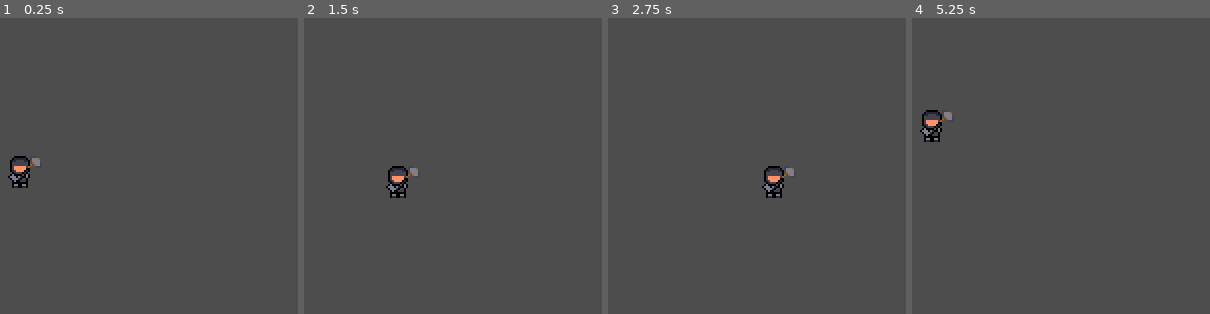
Above: before the commit, frames 1-4 (left to right).
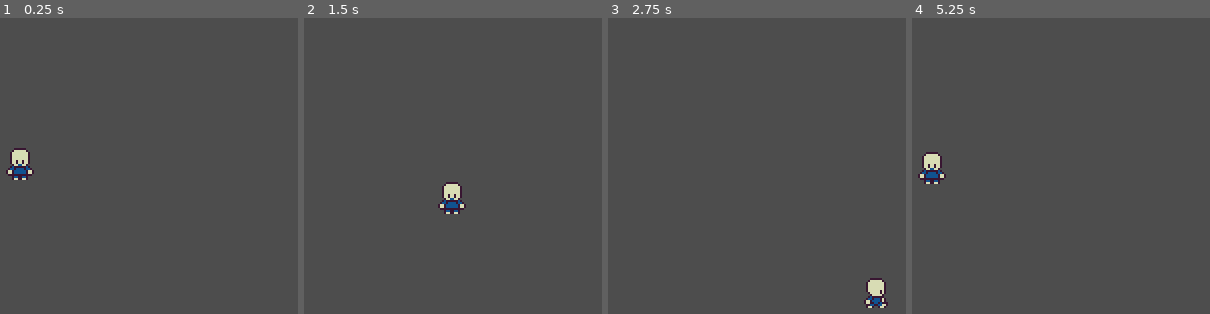
Above: after the commit, the same moments.

Repository: GrafikaKomputerowaProjekt/GrafikaKomputeorwaProjekt
Game: Godot game, scene res://stages/test_stage.tscn
Same seed, same stepped clock (60 frames per second), same inputs: the game is played once before the commit and once after it.
Inputs:
- Up to frame 1 (0.25 s): no input
- Up to frame 2 (1.5 s): tap Enter at 0.5 s; hold Right (move_right) 0.53-1.28 s; hold Down (move_down) from 1.28 s (still down)
- Up to frame 3 (2.75 s): release Down (move_down) at 2.03 s; hold Right (move_right) from 2.03 s (still down)
- Up to frame 4 (5.25 s): release Right (move_right) at 2.78 s; hold Up (move_up) 2.78-3.53 s; hold Left (move_left) 3.53-5.03 s; hold Down (move_down) from 5.03 s (still down)

The runs differ from the first frame. In frame 1, 0.9% of the frame differs, in the area x 2-14%, y 43-58%; in frame 2, 1.3%, in the area x 27-55%, y 50-67%; in frame 3, 1.2%; in frame 4, 1.3%.

Commit message:
added a placeholder player sprite with walking animations

Diff:
--- a/game/entities/player.gd
+++ b/game/entities/player.gd
@@ -1,12 +1,106 @@
 extends CharacterBody2D
 
-@export var SPEED: float = 50
+@export var speed: float = 86.0
 
-func _physics_process(_delta: float) -> void:
-	var x_input := Input.get_axis("move_left", "move_right")
-	var y_input := Input.get_axis("move_up", "move_down")
+var error := Vector2.ZERO  # accumulator
 
-	velocity.x = x_input * SPEED
-	velocity.y = y_input * SPEED
+@onready var animation_player: AnimationPlayer = $AnimationPlayer
 
-	move_and_slide()
+var direction_map := {
+	Vector2i.RIGHT: "right",
+	Vector2i.LEFT: "left",
+	Vector2i.UP: "up",
+	Vector2i.DOWN: "down",
+	Vector2i(1, 1): "down_right",
+	Vector2i(-1, 1): "down_left",
+	Vector2i(1, -1): "up_right",
+	Vector2i(-1, -1): "up_left"
+}
+
+func update_animation(input_dir: Vector2) -> void:
+	if input_dir == Vector2.ZERO:
+		return # idle state
+
+	var grid_dir = Vector2i(
+		roundi(input_dir.normalized().x),
+		roundi(input_dir.normalized().y)
+	)
+
+	if direction_map.has(grid_dir):
+		var anim_name = direction_map[grid_dir]
+		if animation_player.current_animation != anim_name:
+			animation_player.play(anim_name)
+
+func get_input() -> Vector2:
+	var x_input = Input.get_axis("move_left", "move_right")
+	var y_input = Input.get_axis("move_up", "move_down")
+	return Vector2(x_input, y_input)
+
+
+func _physics_process(delta: float) -> void:
+	var vel: Vector2 = get_input().normalized() * speed
+	update_animation(get_input()) # Aktualizacja animacji
+	# Convert velocity (px/sec) into movement this frame
+	var motion: Vector2 = vel * delta
+
+	# Accumulate fractional movement
+	error += motion
+
+	# Extract integer steps (this is the Bresenham-like part)
+	var step := Vector2(
+		int(error.x),
+		int(error.y)
+	)
+
+	# Remove used movement, keep remainder
+	error -= step
+
+	# Move in discrete pixel steps (important for collisions)
+	_move_pixelwise(step)
+
+
+func _move_pixelwise(step: Vector2) -> void:
+	var steps := int(max(abs(step.x), abs(step.y)))
+
+	if steps == 0:
+		return
+
+	var step_dir := Vector2(
+		sign(step.x),
+		sign(step.y)
+	)
+
+	var remaining := step.abs()
+
+	# Distribute steps evenly (Bresenham-style)
+	var err := 0.0
+	var dx := remaining.x
+	var dy := remaining.y
+
+	if dx > dy:
+		var slope := dy / dx if dx != 0 else 0.0
+		for i in dx:
+			_move_and_collide_safe(Vector2(step_dir.x, 0))
+			err += slope
+			if err >= 1.0:
+				_move_and_collide_safe(Vector2(0, step_dir.y))
+				err -= 1.0
+	else:
+		var slope := dx / dy if dy != 0 else 0.0
+		for i in dy:
+			_move_and_collide_safe(Vector2(0, step_dir.y))
+			err += slope
+			if err >= 1.0:
+				_move_and_collide_safe(Vector2(step_dir.x, 0))
+				err -= 1.0
+
+
+func _move_and_collide_safe(delta: Vector2) -> void:
+	if delta == Vector2.ZERO:
+		return
+
+	var collision = move_and_collide(delta)
+	if collision:
+		# Stop movement along that axis if collision occurs
+		# (simple behavior; can be expanded)
+		pass
--- a/game/entities/player.tscn
+++ b/game/entities/player.tscn
@@ -1,20 +1,189 @@
 [gd_scene format=3 uid="uid://dtin2trju1b3u"]
 
 [ext_resource type="Script" uid="uid://c0ovu44ldxfhp" path="res://entities/player.gd" id="1_b0kkn"]
-[ext_resource type="Texture2D" uid="uid://bmmf7s7d4tlut" path="res://assets/bohater1.png" id="1_merdl"]
+[ext_resource type="Texture2D" uid="uid://c8ymlot0ekdb" path="res://assets/16x16-character-8D-template.png" id="2_b0kkn"]
 
 [sub_resource type="CapsuleShape2D" id="CapsuleShape2D_merdl"]
 radius = 1.0
 height = 7.9999995
 
+[sub_resource type="Animation" id="Animation_b0kkn"]
+length = 0.001
+tracks/0/type = "value"
+tracks/0/imported = false
+tracks/0/enabled = true
+tracks/0/path = NodePath("Sprite2D:frame")
+tracks/0/interp = 1
+tracks/0/loop_wrap = true
+tracks/0/keys = {
+"times": PackedFloat32Array(0),
+"transitions": PackedFloat32Array(1),
+"update": 1,
+"values": [0]
+}
+
+[sub_resource type="Animation" id="Animation_e4p34"]
+resource_name = "down"
+length = 0.8
+loop_mode = 1
+tracks/0/type = "value"
+tracks/0/imported = false
+tracks/0/enabled = true
+tracks/0/path = NodePath("Sprite2D:frame")
+tracks/0/interp = 1
+tracks/0/loop_wrap = true
+tracks/0/keys = {
+"times": PackedFloat32Array(0, 0.2, 0.4, 0.6),
+"transitions": PackedFloat32Array(1, 1, 1, 1),
+"update": 1,
+"values": [2, 4, 5, 6]
+}
+
+[sub_resource type="Animation" id="Animation_rfe5m"]
+resource_name = "down_left"
+length = 0.8
+loop_mode = 1
+tracks/0/type = "value"
+tracks/0/imported = false
+tracks/0/enabled = true
+tracks/0/path = NodePath("Sprite2D:frame")
+tracks/0/interp = 1
+tracks/0/loop_wrap = true
+tracks/0/keys = {
+"times": PackedFloat32Array(0, 0.2, 0.4, 0.6),
+"transitions": PackedFloat32Array(1, 1, 1, 1),
+"update": 1,
+"values": [12, 13, 14, 15]
+}
+
+[sub_resource type="Animation" id="Animation_qly61"]
+resource_name = "down_right"
+length = 0.8
+loop_mode = 1
+tracks/0/type = "value"
+tracks/0/imported = false
+tracks/0/enabled = true
+tracks/0/path = NodePath("Sprite2D:frame")
+tracks/0/interp = 1
+tracks/0/loop_wrap = true
+tracks/0/keys = {
+"times": PackedFloat32Array(0, 0.2, 0.4, 0.6),
+"transitions": PackedFloat32Array(1, 1, 1, 1),
+"update": 1,
+"values": [58, 60, 61, 62]
+}
+
+[sub_resource type="Animation" id="Animation_qsoyl"]
+resource_name = "left"
+length = 0.8
+loop_mode = 1
+tracks/0/type = "value"
+tracks/0/imported = false
+tracks/0/enabled = true
+tracks/0/path = NodePath("Sprite2D:frame")
+tracks/0/interp = 1
+tracks/0/loop_wrap = true
+tracks/0/keys = {
+"times": PackedFloat32Array(0, 0.2, 0.4, 0.6),
+"transitions": PackedFloat32Array(1, 1, 1, 1),
+"update": 1,
+"values": [18, 20, 21, 22]
+}
+
+[sub_resource type="Animation" id="Animation_6nm46"]
+resource_name = "right"
+length = 0.8
+loop_mode = 1
+tracks/0/type = "value"
+tracks/0/imported = false
+tracks/0/enabled = true
+tracks/0/path = NodePath("Sprite2D:frame")
+tracks/0/interp = 1
+tracks/0/loop_wrap = true
+tracks/0/keys = {
+"times": PackedFloat32Array(0, 0.2, 0.4, 0.6),
+"transitions": PackedFloat32Array(1, 1, 1, 1),
+"update": 1,
+"values": [50, 52, 53, 54]
+}
+
+[sub_resource type="Animation" id="Animation_i623q"]
+resource_name = "up"
+length = 0.8
+loop_mode = 1
+tracks/0/type = "value"
+tracks/0/imported = false
+tracks/0/enabled = true
+tracks/0/path = NodePath("Sprite2D:frame")
+tracks/0/interp = 1
+tracks/0/loop_wrap = true
+tracks/0/keys = {
+"times": PackedFloat32Array(0, 0.2, 0.4, 0.6),
+"transitions": PackedFloat32Array(1, 1, 1, 1),
+"update": 1,
+"values": [34, 36, 37, 38]
+}
+
+[sub_resource type="Animation" id="Animation_ef06p"]
+resource_name = "up_left"
+length = 0.8
+loop_mode = 1
+tracks/0/type = "value"
+tracks/0/imported = false
+tracks/0/enabled = true
+tracks/0/path = NodePath("Sprite2D:frame")
+tracks/0/interp = 1
+tracks/0/loop_wrap = true
+tracks/0/keys = {
+"times": PackedFloat32Array(0, 0.2, 0.4, 0.6),
+"transitions": PackedFloat32Array(1, 1, 1, 1),
+"update": 1,
+"values": [27, 28, 29, 30]
+}
+
+[sub_resource type="Animation" id="Animation_tjdhl"]
+resource_name = "up_right"
+length = 0.8
+loop_mode = 1
+tracks/0/type = "value"
+tracks/0/imported = false
+tracks/0/enabled = true
+tracks/0/path = NodePath("Sprite2D:frame")
+tracks/0/interp = 1
+tracks/0/loop_wrap = true
+tracks/0/keys = {
+"times": PackedFloat32Array(0, 0.2, 0.4, 0.6),
+"transitions": PackedFloat32Array(1, 1, 1, 1),
+"update": 1,
+"values": [44, 45, 46, 47]
+}
+
+[sub_resource type="AnimationLibrary" id="AnimationLibrary_x08pd"]
+_data = {
+&"RESET": SubResource("Animation_b0kkn"),
+&"down": SubResource("Animation_e4p34"),
+&"down_left": SubResource("Animation_rfe5m"),
+&"down_right": SubResource("Animation_qly61"),
+&"left": SubResource("Animation_qsoyl"),
+&"right": SubResource("Animation_6nm46"),
+&"up": SubResource("Animation_i623q"),
+&"up_left": SubResource("Animation_ef06p"),
+&"up_right": SubResource("Animation_tjdhl")
+}
+
 [node name="CharacterBody2D" type="CharacterBody2D" unique_id=1799342814]
 script = ExtResource("1_b0kkn")
-
-[node name="Sprite2D" type="Sprite2D" parent="." unique_id=519762845]
-position = Vector2(2, -8)
-texture = ExtResource("1_merdl")
 
 [node name="CollisionShape2D" type="CollisionShape2D" parent="." unique_id=95252628]
 position = Vector2(0, -1)
 rotation = 1.5707964
 shape = SubResource("CapsuleShape2D_merdl")
+
+[node name="Sprite2D" type="Sprite2D" parent="." unique_id=519762845]
+position = Vector2(0, -8)
+texture = ExtResource("2_b0kkn")
+hframes = 8
+vframes = 16
+
+[node name="AnimationPlayer" type="AnimationPlayer" parent="." unique_id=1475567639]
+libraries/ = SubResource("AnimationLibrary_x08pd")
--- a/game/stages/test_stage.tscn
+++ b/game/stages/test_stage.tscn
@@ -8,10 +8,10 @@
 [node name="Node2D" type="Node2D" unique_id=598569862]
 
 [node name="CharacterBody2D" parent="." unique_id=1799342814 instance=ExtResource("1_dywvm")]
-position = Vector2(148, 99)
+position = Vector2(148, 95)
 
 [node name="StaticBody2D" type="StaticBody2D" parent="." unique_id=2093110833]
+position = Vector2(148, 102)
 
 [node name="CollisionShape2D" type="CollisionShape2D" parent="StaticBody2D" unique_id=1791398678]
-position = Vector2(143, 109)
 shape = SubResource("RectangleShape2D_dywvm")
Binary file added: game/assets/16x16-character-8D-template.png
Not shown, added: game/assets/16x16-character-8D-template.png.import
Not shown, changed: CHANGELOG.md
